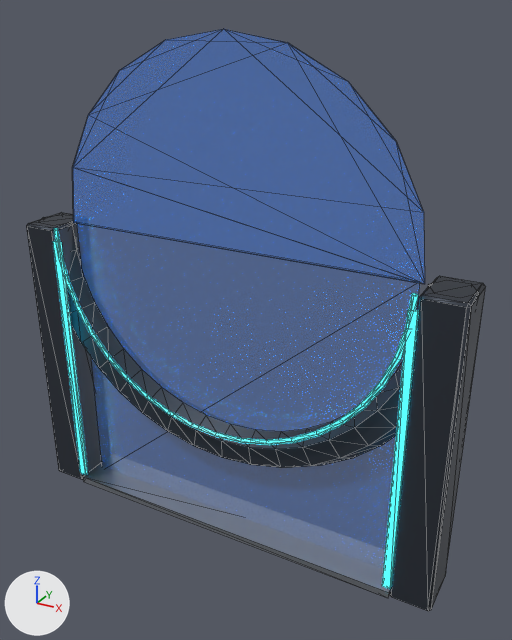
The glTF model godot/models/forcefield/forcefield_hangar_field_arch.glb, before and after one commit.
One viewpoint serves both versions: a 50 mm camera at (2.42, -3.99, 3.81) aimed at (0.19, 0.06, 1.79). Arrows for +X, +Y and +Z are at lower left; the lights stay in place. The first picture is the older version. Mesh edges are drawn as thin lines. Vertices at exactly the same position are counted once.

Names of what the first picture shows: 'forcefield_hangar_field_arch'.
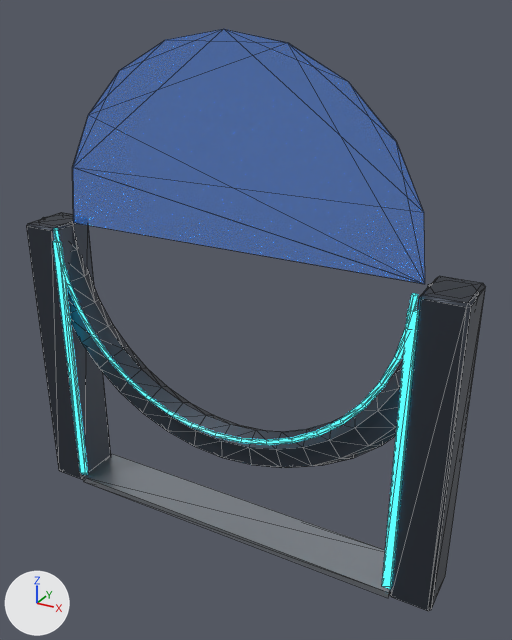
Patch to the scene script:
```diff
--- a/godot/models/forcefield/forcefield_hangar_field_arch.glb.py
+++ b/godot/models/forcefield/forcefield_hangar_field_arch.glb.py
@@ me_body @@
 # used by ob_forcefield_hangar_field_arch; location = (0.0, 0.0, 0.0)
-me_body.from_pydata(...)  # 308 vertices, 566 faces; spans x -1.7..1.7, y -0.22..0.2, z 0.0..3.7
+me_body.from_pydata(...)  # 304 vertices, 564 faces; spans x -1.7..1.7, y -0.22..0.2, z 0.0..3.7
+# me_body part 1: the loose piece of 4 vertices spanning x -1.35..1.35, y 0.0, z 0.01..2.31 is deleted
+# me_body part 2
+# 274 faces are deleted
+# 156 new faces join them, mat_hull_dark (greyish blue #3c424c)
+# 92 new faces join them, mat_em_cyan (black #000000, glowing cyan #33e0ff)
+# 6 new faces join them, mat_steel (grey #a7adb5)
+# 20 new faces join them, mat_sec_field (blue #4d95ff)
 me_body.materials.append(mat_hull_dark)
```

Where the change shows, as pixel boxes [x1, y1, x2, y2] in the pictures (512 x 640 px; the box of a moved part takes in the faces that stretch with it):
part 1 of me_body, deleted
    before: [77, 224, 420, 569]
part 2 of me_body, moved or reshaped
    both: [27, 29, 485, 611]
